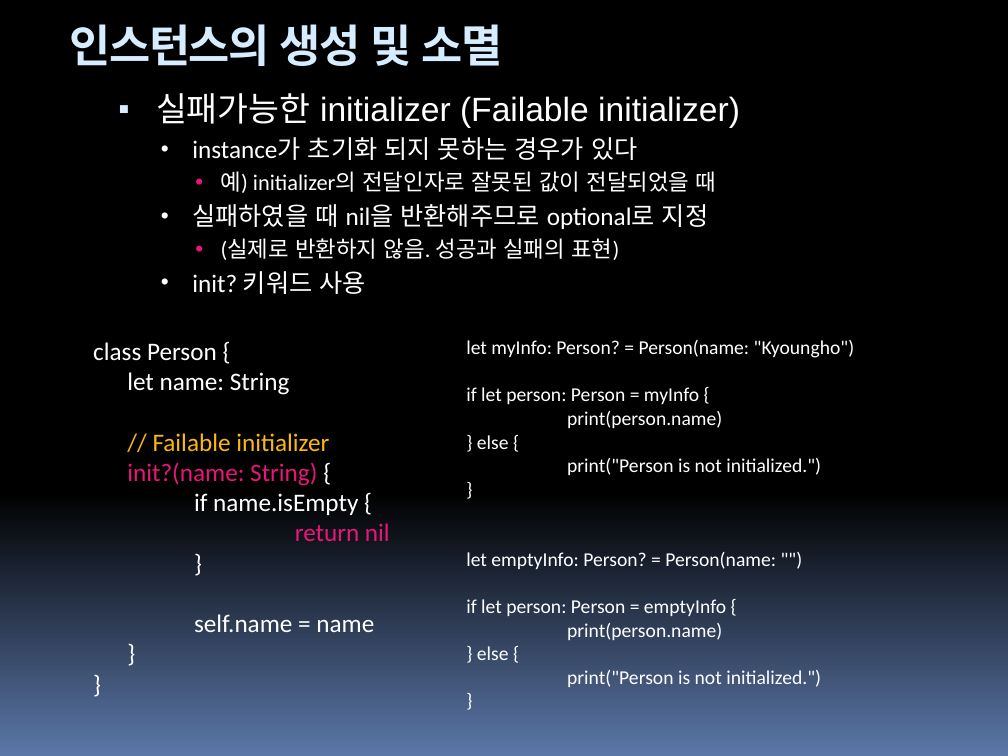
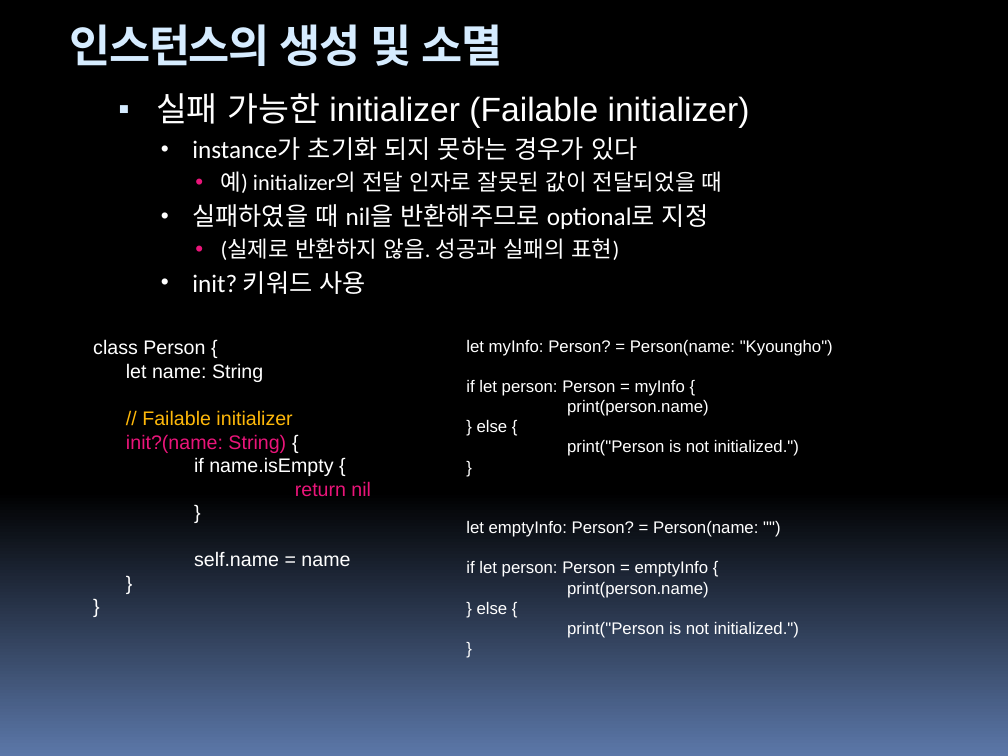
Before and after one commit to hounga13/helloSwift, a slide deck: slide 119 of Swift세미나자료.pptx. Drawn at 1008x756 pixels with LibreOffice and Linux fonts; fonts in the diff are those of the drawing. Boxes give left, top, right and bottom in pixels: in the first picture for what was removed or moved away, otherwise in the second. Text is boxed around its words. In the diff, an @@ line names an element or a change of style, - is before the commit and + after.

```diff
--- a/Swift세미나자료.pptx
+++ b/Swift세미나자료.pptx
@@ text at (156,93,750,128): spaces changed @@
-▪ 실패가능한 initializer (Failable initializer)
+▪ 실패 가능한 initializer (Failable initializer)
@@ text at (221,171,723,193): spaces changed @@
-    • 예) initializer의 전달인자로 잘못된 값이 전달되었을 때
+    • 예) initializer의 전달 인자로 잘못된 값이 전달되었을 때
@@ text "class Person {" at (93,339,371,566): size 18 to 14 pt, font Calibri to Arial @@
@@ text "let myInfo: Person? = Person(name: ..." at (466,340,833,638): size 14 to 12 pt, font Calibri to Arial @@
```
Also in this commit, not shown: 5 other slides changed, 5 slides added.
